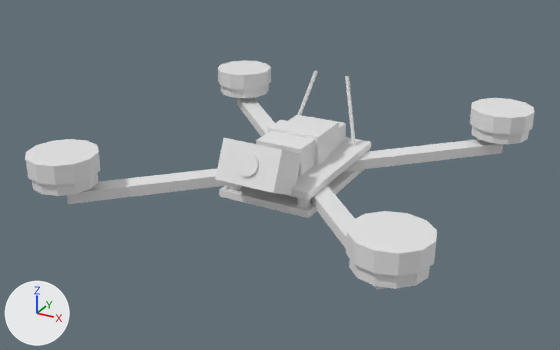
The FBX model Assets/models/drone_fpv.fbx as it was, and as the next commit left it.
The view is the same before and after, from a 50 mm lens placed at (0.139, -0.27, 0.13), pointed at (-0.004, -0.009, 0.0). The axes (+X, +Y, +Z) are drawn at lower left. The lights are the same throughout. The older version comes first. Where no turn or scale is listed for an object, it has been applied to the vertices.

Objects in the first picture: 'DroneBody'.
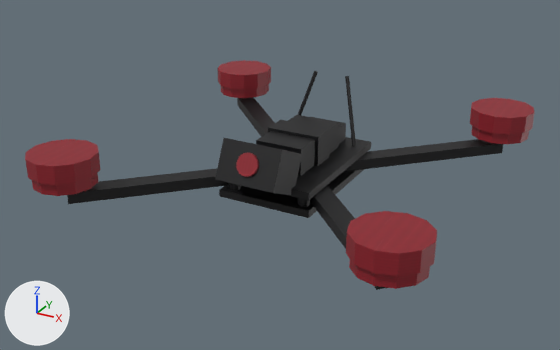
What changed in the scene script:
```text
Add img_drone_fpv_motor_color_png:
    img_drone_fpv_motor_color_png = load_image('drone_fpv_motor_color.png', '../materials/drone_fpv_motor_color.png', 256, 256, 'sRGB')
Add img_drone_fpv_frame_color_png:
    img_drone_fpv_frame_color_png = load_image('drone_fpv_frame_color.png', '../materials/drone_fpv_frame_color.png', 256, 256, 'sRGB')
Change mat_frame_carbon:
    remove mat_frame_carbon.base_color = (0.8, 0.8, 0.8)  # white #e7e7e7
    add mat_frame_carbon.texture = img_drone_fpv_frame_color_png
Change mat_motor_aluminum:
    remove mat_motor_aluminum.base_color = (0.8, 0.8, 0.8)  # white #e7e7e7
    add mat_motor_aluminum.texture = img_drone_fpv_motor_color_png
```

What differs and where, as boxes [x1, y1, x2, y2] in the pictures (560 x 350 px):
'DroneBody', surface changed (darker): [25, 60, 535, 290] in both
